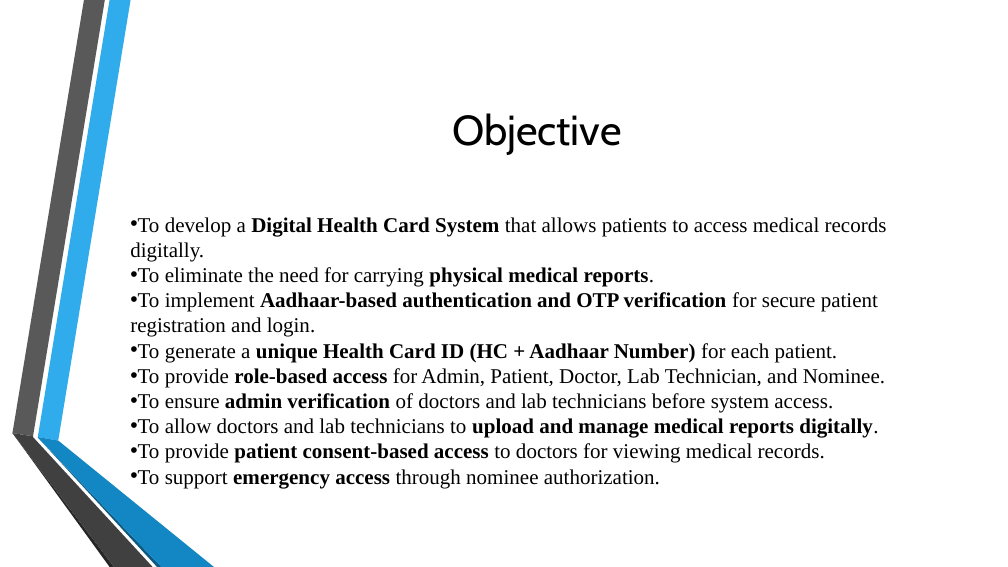
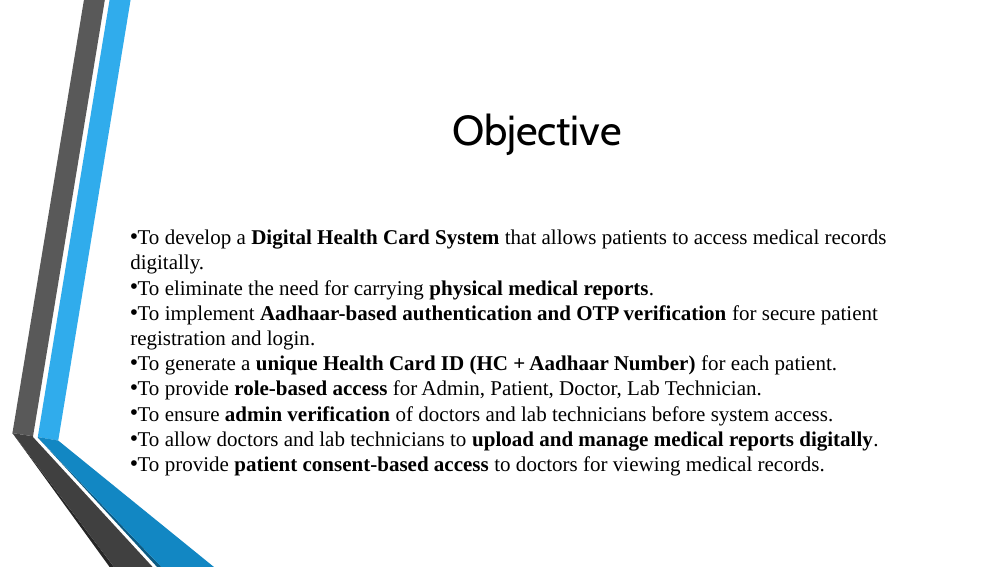
Before and after one commit to kedar3016/DIGITAL_HEALTH_CARD, a slide deck: slide 8 of Digital Health Card PPT.pptx. Drawn at 1008x567 pixels with LibreOffice and Linux fonts; fonts in the diff are those of the drawing; background and template pictures are left out. Boxes give left, top, right and bottom in pixels: in the first picture for what was removed or moved away, otherwise in the second. Text is boxed around its words. In the diff, an @@ line names an element or a change of style, - is before the commit and + after.

```diff
--- a/Digital Health Card PPT.pptx
+++ b/Digital Health Card PPT.pptx
@@ text "To develop a Digital Health ...": place and size @@
-text "To develop a Digital Health ..." at box(130, 217, 887, 488)
+text "To develop a Digital Health ..." at box(130, 229, 887, 476)
@@ text at box(138, 380, 762, 400): text changed @@
-• To provide role-based access for Admin, Patient, Doctor, Lab Technician, and Nominee.
+• To provide role-based access for Admin, Patient, Doctor, Lab Technician.
@@ text at box(138, 469, 660, 488): paragraph removed @@
-• To support emergency access through nominee authorization.
```
Also in this commit, not shown: 7 other slides changed.
